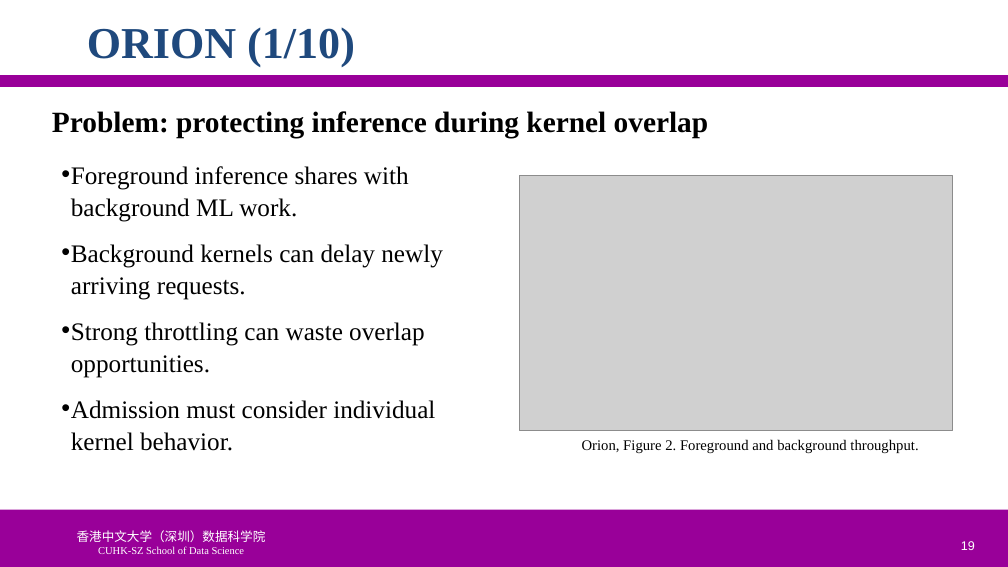
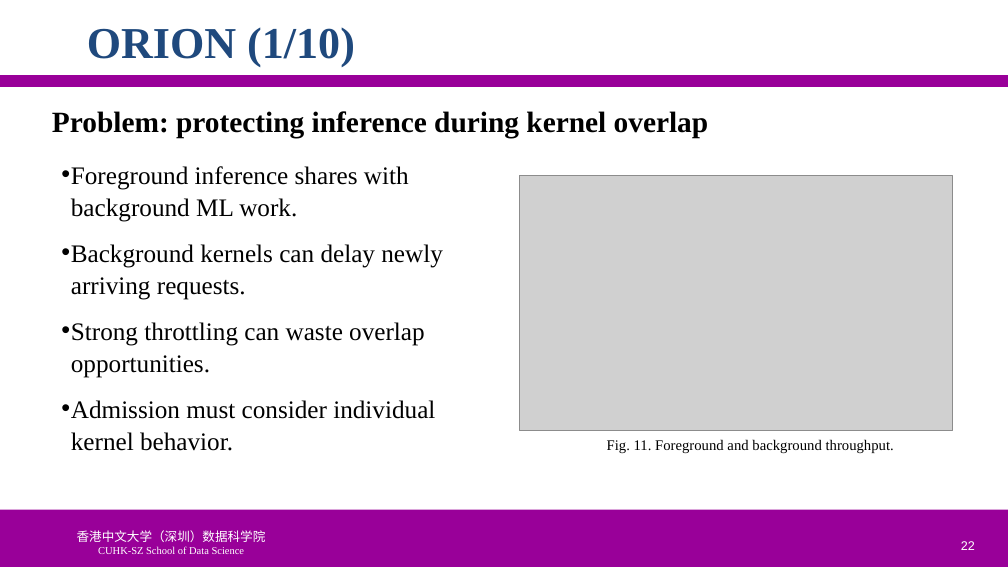
Before and after one commit to ychung1103/ychung1103.github.io, a slide deck: slide 22 of Slides/CSC6103/PPT/05-1110-徐昱玮-225040464.pptx (slide 19 before the commit). Drawn at 1008x567 pixels with LibreOffice and Linux fonts; fonts in the diff are those of the drawing; grey boxes stand for pictures; background and template pictures are left out. Boxes give left, top, right and bottom in pixels: in the first picture for what was removed or moved away, otherwise in the second. Text is boxed around its words. In the diff, an @@ line names an element or a change of style, - is before the commit and + after.

```diff
--- a/Slides/CSC6103/PPT/05-1110-徐昱玮-225040464.pptx
+++ b/Slides/CSC6103/PPT/05-1110-徐昱玮-225040464.pptx
@@ text at [607, 439, 894, 453]: text changed @@
-Orion, Figure 2. Foreground and background throughput.
+Fig. 11. Foreground and background throughput.
@@ page number at [961, 541, 975, 550]: text changed @@
-19
+22
```
Also in this commit, not shown: 26 other slides changed, 3 slides added.
